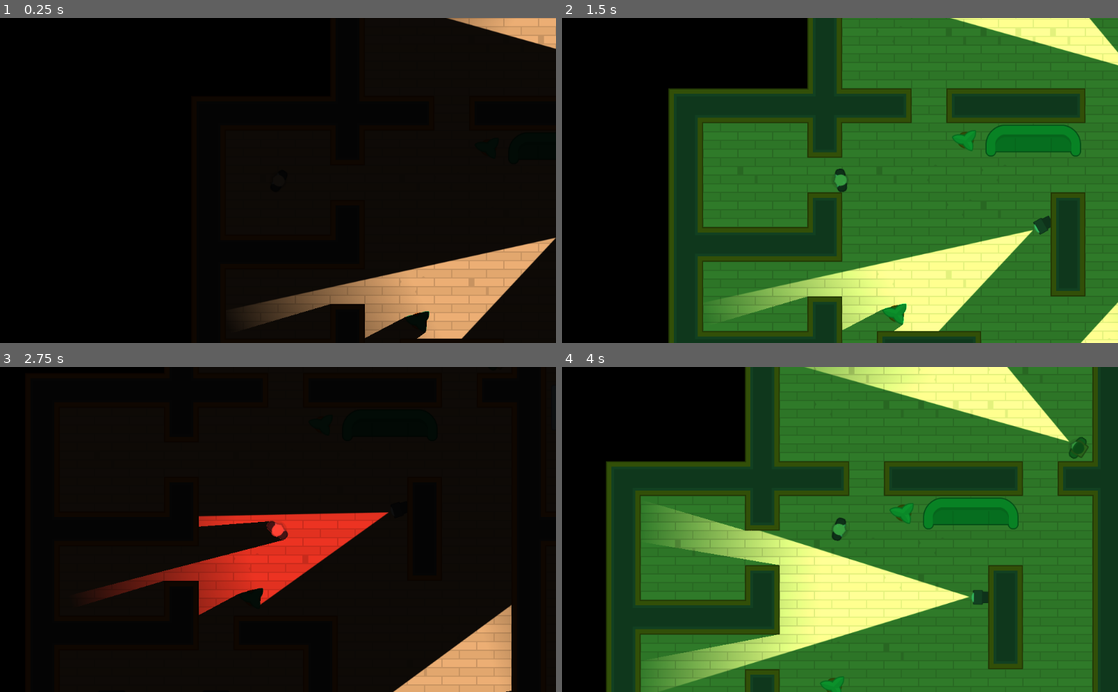
Above: before the commit, frames 1-4 (two rows, left to right).
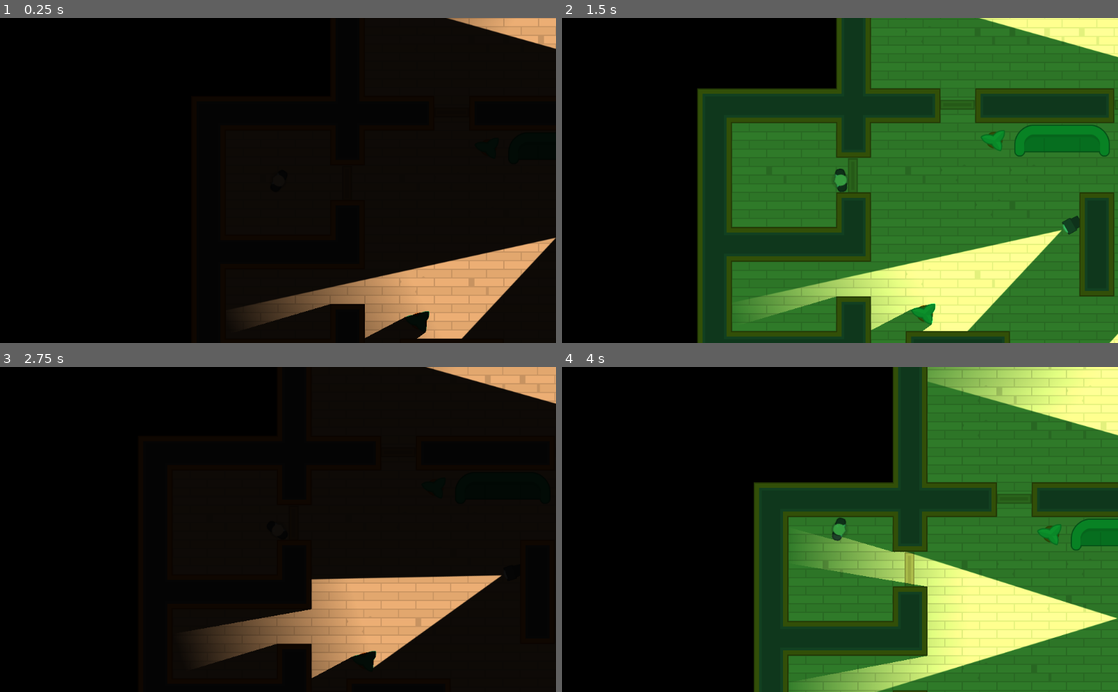
Above: after the commit, the same moments.

Repository: alexandrepeluchi/godot-udemy
Game: Godot game, scene res://Levels/Level1.tscn
Same seed, same stepped clock (60 frames per second), same inputs: the game is played once before the commit and once after it.
Inputs (mouse positions are in pixels of both pictures, inside the frame that each line leads up to):
- Up to frame 1 (0.25 s): no input
- Up to frame 2 (1.5 s): tap Enter at 0.5 s; move the mouse to (962, 164) at 0.52 s; hold D (move_right) 0.53-1.28 s; hold Space (toggle_vision_mode) 0.53-1.28 s; click (962, 164) at 0.67 s; move the mouse to (728, 196) at 1.27 s; hold S (move_down) from 1.28 s (still down); tap Space (toggle_vision_mode) at 1.35 s
- Up to frame 3 (2.75 s): move the mouse to (333, 458) at 2.02 s; release S (move_down) at 2.03 s; hold D (move_right) from 2.03 s (still down); hold Space (toggle_vision_mode) from 2.03 s (still down)
- Up to frame 4 (4 s): move the mouse to (812, 594) at 2.77 s; release D (move_right) at 2.78 s; release Space (toggle_vision_mode) at 2.78 s; hold W (move_up) 2.78-3.53 s; tap Space (toggle_vision_mode) at 2.85 s; click (812, 594) at 2.92 s; move the mouse to (1006, 578) at 3.52 s; hold A (move_left) from 3.53 s (still down); hold Space (toggle_vision_mode) from 3.53 s (still down)

The runs differ from the first frame. In frame 2, 28% of the frame differs, in the area x 19-100%, y 0-100%; in frame 3, 18%; in frame 4, 67%, in the area x 7-100%, y 0-100%.
Error in both runs: Invalid get index '0' (on base: 'Array'). (res://Characters/NPCs/Guard.gd:26)

Commit message:
Adicionado portas no mapa 1

Diff:
--- a/Heist Meisters/Levels/Level1.tscn
+++ b/Heist Meisters/Levels/Level1.tscn
@@ -1,8 +1,9 @@
-[gd_scene load_steps=4 format=2]
+[gd_scene load_steps=5 format=2]
 
 [ext_resource path="res://Levels/TemplateLevel.tscn" type="PackedScene" id=1]
 [ext_resource path="res://Characters/NPCs/Camera.tscn" type="PackedScene" id=2]
 [ext_resource path="res://Characters/NPCs/Guard.tscn" type="PackedScene" id=3]
+[ext_resource path="res://Doors/Door.tscn" type="PackedScene" id=4]
 
 [node name="TemplateLevel" instance=ExtResource( 1 )]
 
@@ -51,3 +52,27 @@
 [node name="Guard2" parent="Guards" index="1" instance=ExtResource( 3 )]
 position = Vector2( 768.302, 828.623 )
 rotation = -5.4417
+
+[node name="Door" parent="Doors" index="0" instance=ExtResource( 4 )]
+position = Vector2( 96.1732, 928.242 )
+
+[node name="Door2" parent="Doors" index="1" instance=ExtResource( 4 )]
+position = Vector2( 286.458, 1184.45 )
+rotation = 1.5708
+
+[node name="Door3" parent="Doors" index="2" instance=ExtResource( 4 )]
+position = Vector2( 669.276, 1120.03 )
+rotation = 1.5708
+
+[node name="Door4" parent="Doors" index="3" instance=ExtResource( 4 )]
+position = Vector2( 928.483, 735.709 )
+
+[node name="Door5" parent="Doors" index="4" instance=ExtResource( 4 )]
+position = Vector2( 544.916, 478 )
+
+[node name="Door6" parent="Doors" index="5" instance=ExtResource( 4 )]
+position = Vector2( 223.529, 478 )
+
+[node name="Door7" parent="Doors" index="6" instance=ExtResource( 4 )]
+position = Vector2( 30.9968, 609.102 )
+rotation = 1.5708
--- a/Heist Meisters/Levels/TemplateLevel.tscn
+++ b/Heist Meisters/Levels/TemplateLevel.tscn
@@ -288,3 +288,5 @@
 [node name="Cameras" type="Node" parent="."]
 
 [node name="Guards" type="Node" parent="."]
+
+[node name="Doors" type="Node" parent="."]
